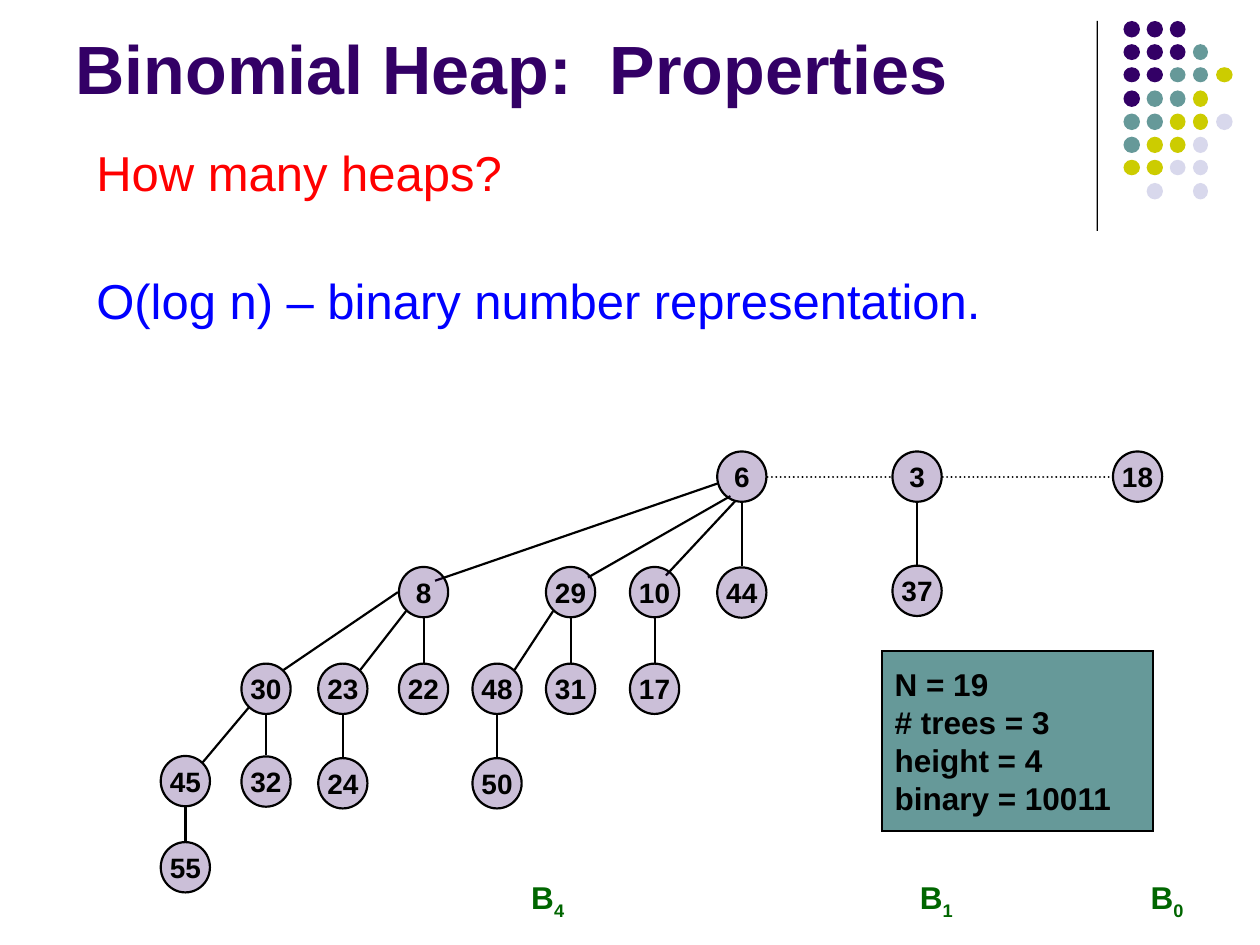
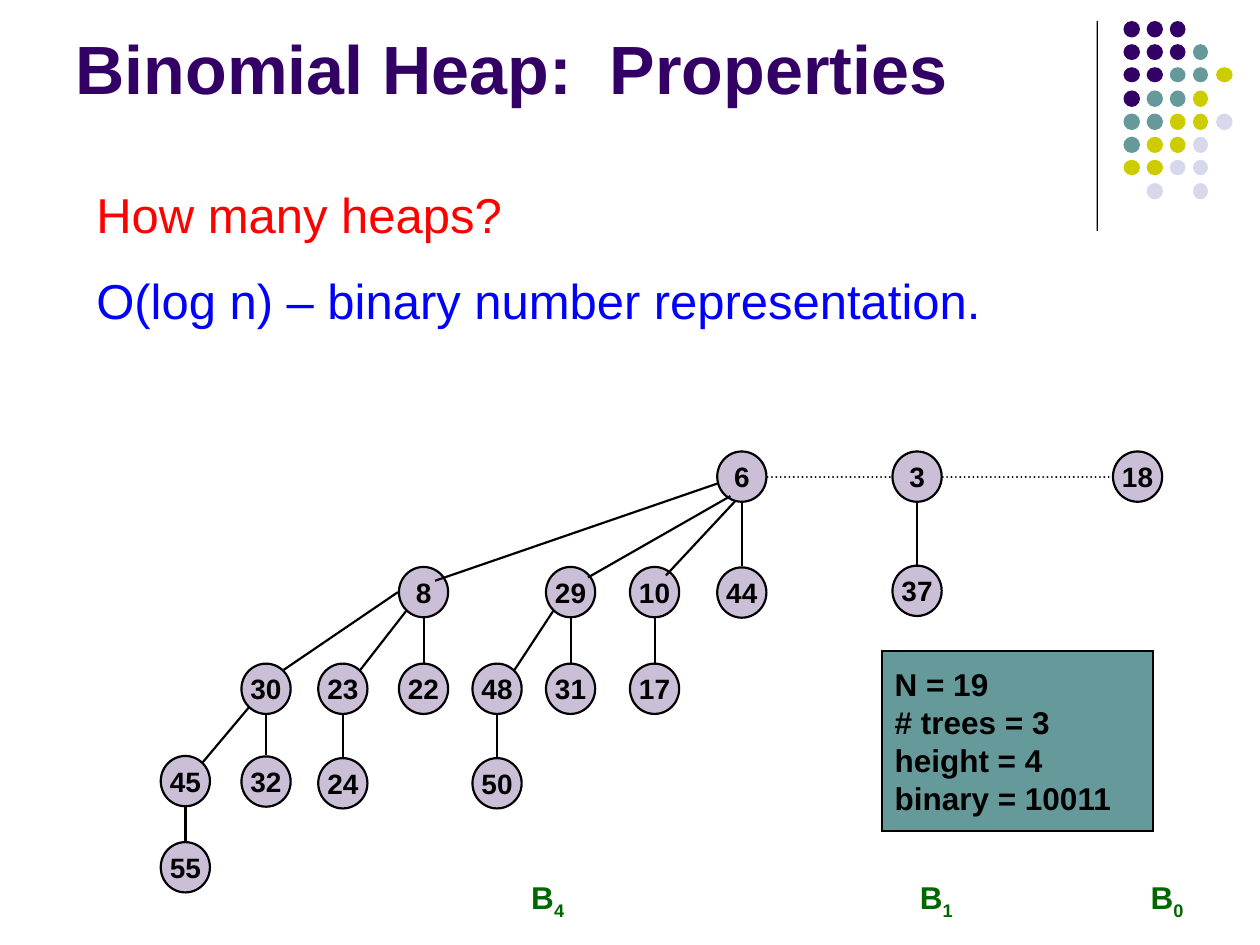
Before and after one commit to Collins-kariuk/Algorithms, a slide deck: slide 91 of Lectures/Lecture 09_Mergeable Heaps.pptx. Drawn at 1260x945 pixels with LibreOffice and Linux fonts; fonts in the diff are those of the drawing. Boxes give left, top, right and bottom in pixels: in the first picture for what was removed or moved away, otherwise in the second. Text is boxed around its words. In the diff, an @@ line names an element or a change of style, - is before the commit and + after.

```diff
--- a/Lectures/Lecture 09_Mergeable Heaps.pptx
+++ b/Lectures/Lecture 09_Mergeable Heaps.pptx
@@ text "How many heaps?": place and size @@
-text "How many heaps?" at (96,155,502,201)
+text "How many heaps?" at (96,197,502,243)
```
Also in this commit, not shown: 7 other slides changed.
